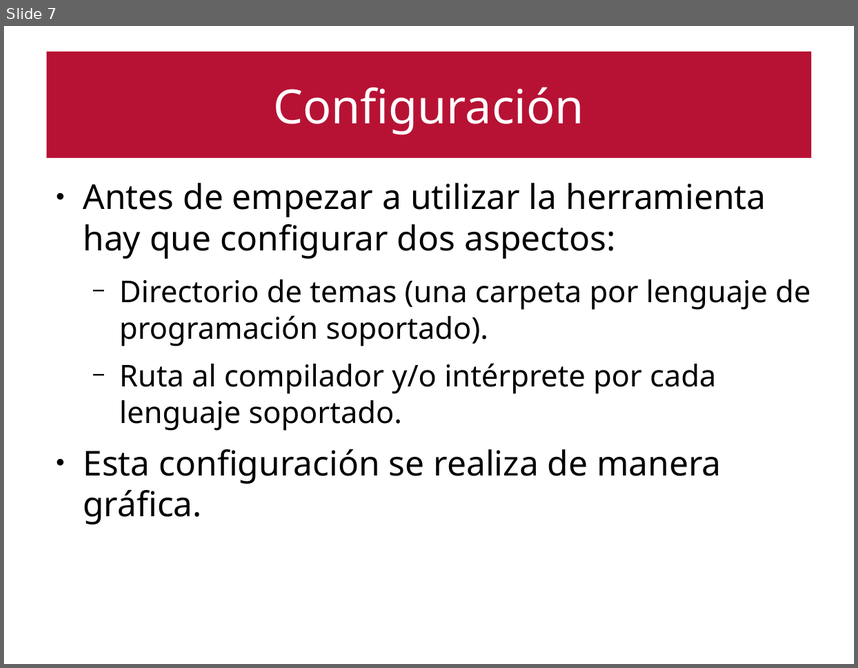
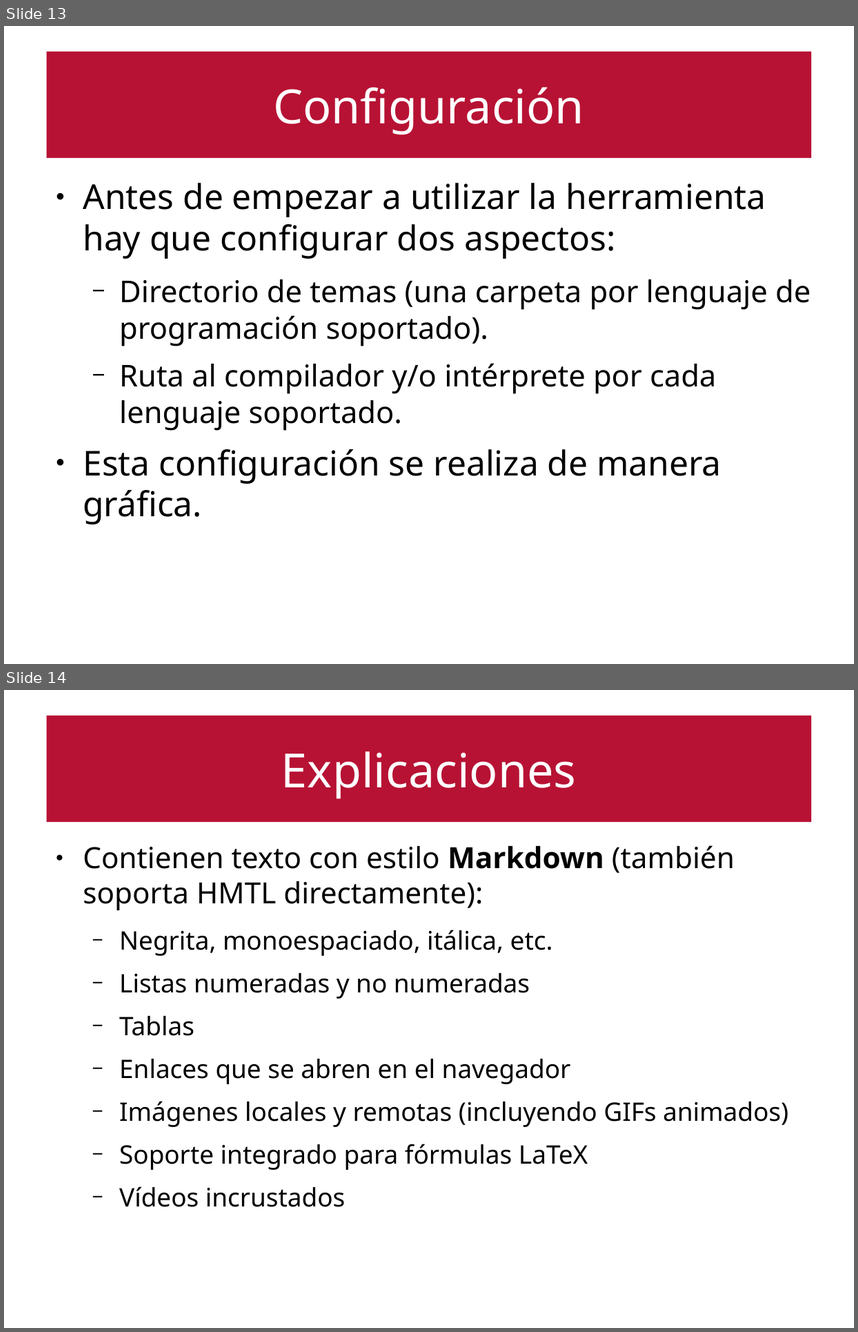
Before and after one commit to emartinm/TutorialesInteractivos, a slide deck: doc/Taller_FDI_2017.odp. Shown one above the other, each under a label of ours: slide 7 before the commit, slides 13 and 14 after it. The pictures are 858x668 and 858x1332 pixels, drawn with LibreOffice and Linux fonts; fonts in the diff are those of the drawing. Boxes give left, top, right and bottom in pixels: in the first picture for what was removed or moved away, otherwise in the second. Text is boxed around its words. In the diff, an @@ line names an element or a change of style, - is before the commit and + after.

```diff
--- a/doc/Taller_FDI_2017.odp
+++ b/doc/Taller_FDI_2017.odp
@@ slide 14 added at [4, 690, 854, 1328], background #FFFFFF @@
@@ title added at [46, 716, 812, 822], fill #B71234, 44 pt, text #FFFFFF @@
+Explicaciones
@@ text added at [83, 845, 789, 1207], 23.8 pt, text #000000 @@
+● Contienen texto con estilo Markdown (también soporta HMTL directamente):
+  − Negrita, monoespaciado, itálica, etc.
+  − Listas numeradas y no numeradas
+  − Tablas
+  − Enlaces que se abren en el navegador
+  − Imágenes locales y remotas (incluyendo GIFs animados)
+  − Soporte integrado para fórmulas LaTeX
+  − Vídeos incrustados
@@ what was slide 7 is now slide 13 @@
```
Also in this commit, not shown: 5 slides changed, 12 other slides added, 3 slides removed.
